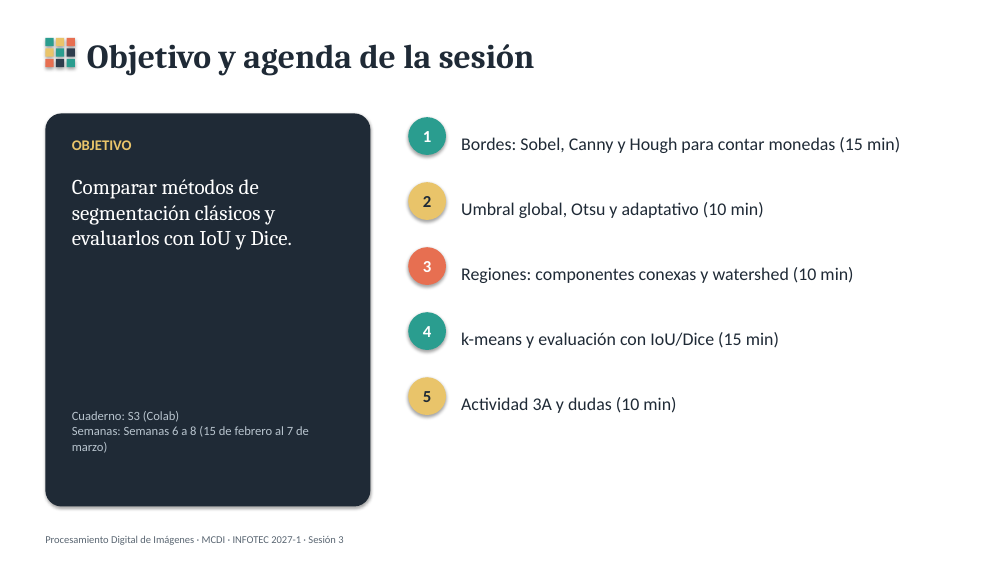
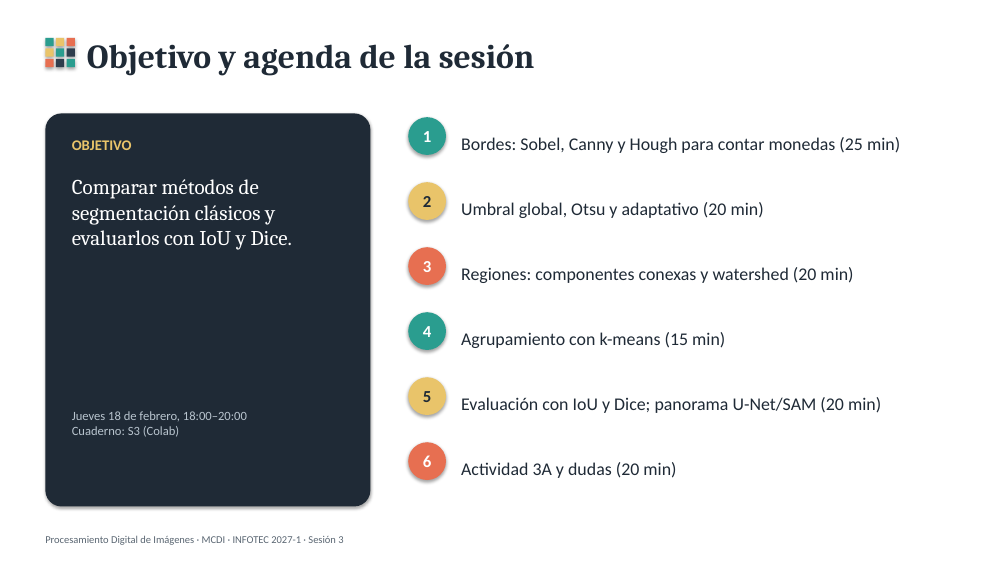
Before and after one commit to egonzalez1989/pdi-mcdi, a slide deck: slide 2 of presentaciones/S3_Segmentacion.pptx. Drawn at 1008x567 pixels with LibreOffice and Linux fonts; fonts in the diff are those of the drawing. Boxes give left, top, right and bottom in pixels: in the first picture for what was removed or moved away, otherwise in the second. Text is boxed around its words. In the diff, an @@ line names an element or a change of style, - is before the commit and + after.

```diff
--- a/presentaciones/S3_Segmentacion.pptx
+++ b/presentaciones/S3_Segmentacion.pptx
@@ text at bbox=[461, 137, 900, 153]: text changed @@
-Bordes: Sobel, Canny y Hough para contar monedas (15 min)
+Bordes: Sobel, Canny y Hough para contar monedas (25 min)
@@ text at bbox=[461, 202, 764, 218]: text changed @@
-Umbral global, Otsu y adaptativo (10 min)
+Umbral global, Otsu y adaptativo (20 min)
@@ text at bbox=[461, 267, 853, 283]: text changed @@
-Regiones: componentes conexas y watershed (10 min)
+Regiones: componentes conexas y watershed (20 min)
@@ text at bbox=[461, 332, 725, 348]: text changed @@
-k-means y evaluación con IoU/Dice (15 min)
+Agrupamiento con k-means (15 min)
@@ text at bbox=[72, 411, 247, 421]: paragraph added @@
+Jueves 18 de febrero, 18:00–20:00
@@ text at bbox=[461, 397, 881, 413]: text changed @@
-Actividad 3A y dudas (10 min)
+Evaluación con IoU y Dice; panorama U-Net/SAM (20 min)
@@ text at bbox=[72, 426, 309, 453]: paragraph removed @@
-Semanas: Semanas 6 a 8 (15 de febrero al 7 de marzo)
@@ ellipse added at bbox=[408, 442, 446, 480], fill #E76F51, 16 pt, text #FFFFFF, bold @@
+6
@@ text added at bbox=[461, 462, 676, 478], 17 pt, text #1F2A36 @@
+Actividad 3A y dudas (20 min)
```
Also in this commit, not shown: 1 other slide changed, 33 other files.
